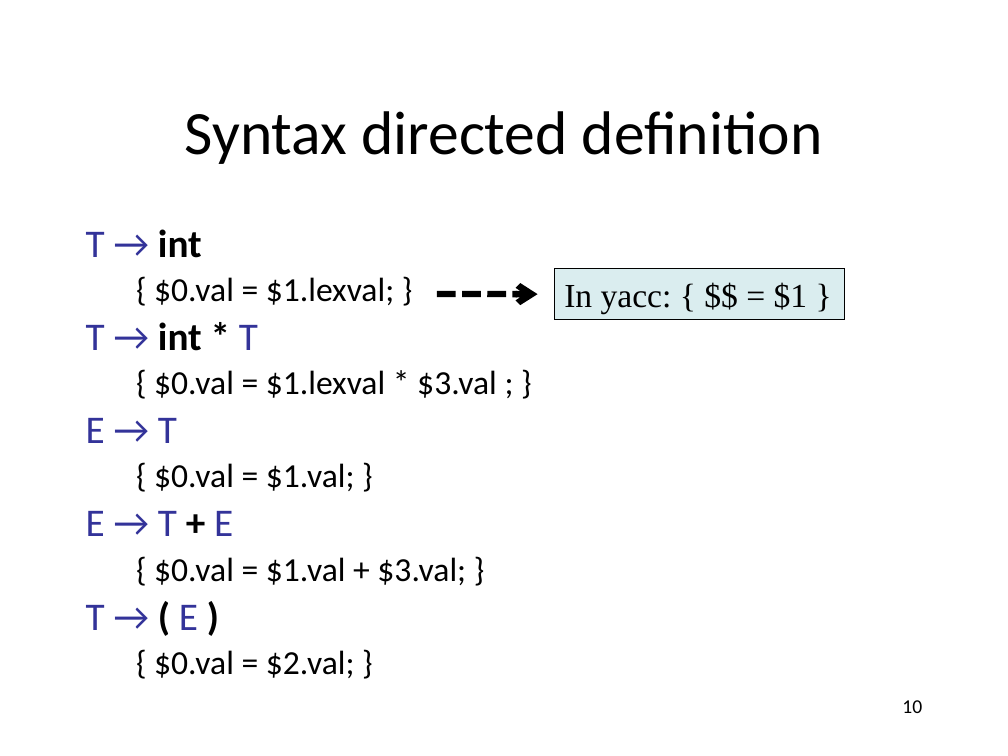
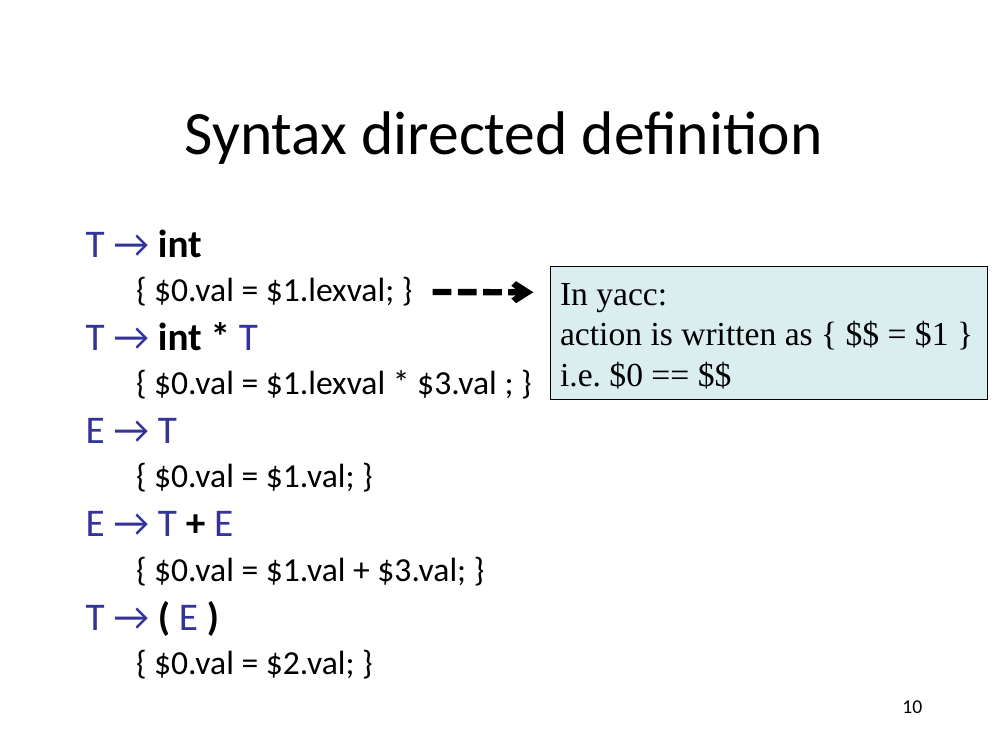
Before and after one commit to anoopsarkar/compilers-class, a slide deck: slide 10 of assets/ppt/parsing/sdt.pptx. Drawn at 1008x756 pixels with LibreOffice and Linux fonts; fonts in the diff are those of the drawing. Boxes give left, top, right and bottom in pixels: in the first picture for what was removed or moved away, otherwise in the second. Text is boxed around its words. In the diff, an @@ line names an element or a change of style, - is before the commit and + after.

```diff
--- a/assets/ppt/parsing/sdt.pptx
+++ b/assets/ppt/parsing/sdt.pptx
@@ rectangle "In yacc:": place and size @@
-rectangle "In yacc:" at (554,269,845,320)
+rectangle "In yacc:" at (550,267,988,399)
@@ arrow moved from (436, 294) - (537, 294) to (432, 292) - (533, 292) @@
@@ text in rectangle at (560,283,949,389): text changed @@
-In yacc: { $$ = $1 }
+In yacc:
+action is written as { $$ = $1 }
+i.e. $0 == $$
```
Also in this commit, not shown: 2 other files.
